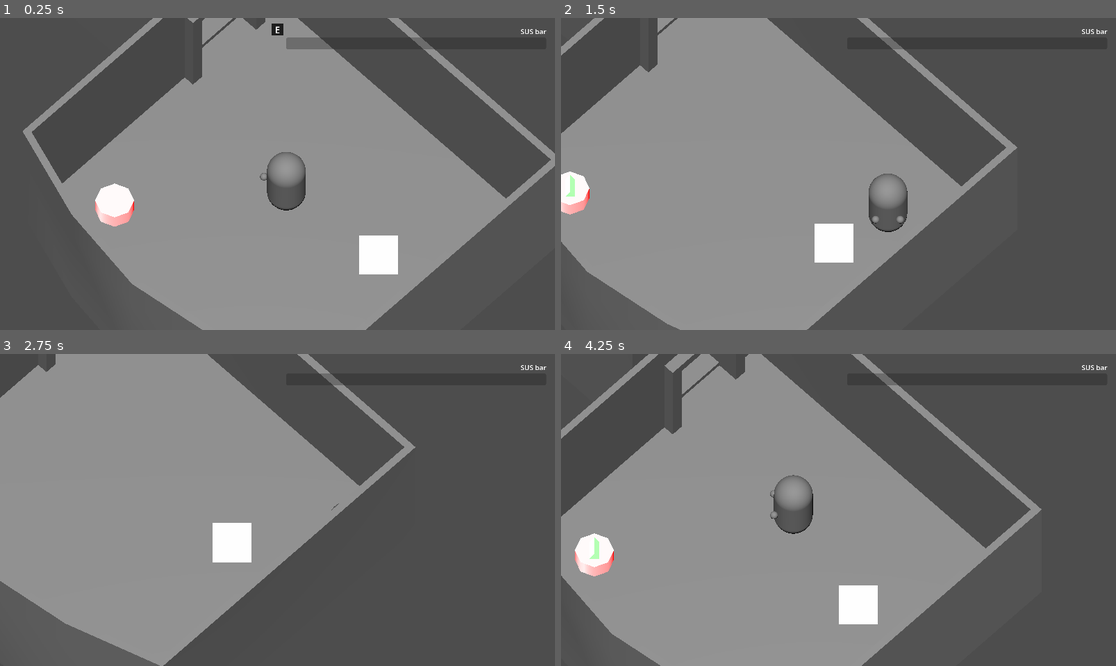
Above: before the commit, frames 1-4 (two rows, left to right).
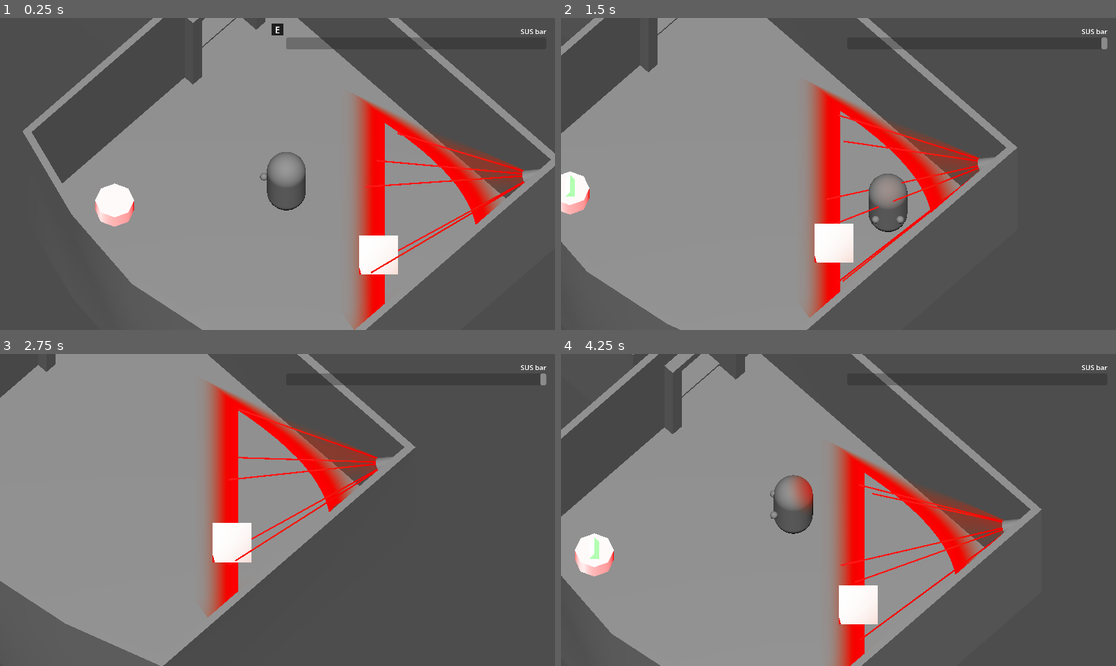
Above: after the commit, the same moments.

Repository: Kureii/rur
Game: Godot game, scene res://assets/core_scenes/test_scene.tscn
Two runs of this game, one before a commit and one after it. Both use one fixed random seed, a clock stepped at 60 frames per second and the inputs below.
Inputs (mouse positions are in pixels of both pictures, inside the frame that each line leads up to):
- Up to frame 1 (0.25 s): no input
- Up to frame 2 (1.5 s): move the mouse to (960, 158) at 0.52 s; hold D (move_right) 0.53-1.28 s; hold E (action_button) 0.53-1.28 s; move the mouse to (727, 189) at 1.27 s; hold S (move_backward) from 1.28 s (still down); tap E (action_button) at 1.35 s
- Up to frame 3 (2.75 s): move the mouse to (333, 441) at 2.02 s; release S (move_backward) at 2.03 s; hold D (move_right) from 2.03 s (still down); hold E (action_button) from 2.03 s (still down)
- Up to frame 4 (4.25 s): move the mouse to (810, 572) at 2.77 s; release D (move_right) at 2.78 s; release E (action_button) at 2.78 s; hold W (move_forward) 2.78-3.53 s; tap E (action_button) at 2.85 s; move the mouse to (1005, 556) at 3.52 s; hold A (move_left) from 3.53 s (still down); hold E (action_button) from 3.53 s (still down)

The runs differ from the first frame. In frame 1, 6.5% of the frame differs, in the area x 36-98%, y 0-100%; in frame 2, 6.5%; in frame 3, 6.4%; in frame 4, 6.7%, in the area x 12-83%, y 0-100%.

Commit message:
add camera volume shader

Diff:
--- a/assets/core_scenes/camera.tscn
+++ b/assets/core_scenes/camera.tscn
@@ -1,6 +1,7 @@
 [gd_scene format=3 uid="uid://b0p741oe01pxm"]
 
 [ext_resource type="Script" uid="uid://dhk12yiaets2p" path="res://assets/scripts/camera_sus.gd" id="1_h5k63"]
+[ext_resource type="Material" uid="uid://de8u5evubi3sd" path="res://assets/materials/camera_volume.tres" id="2_qn666"]
 
 [sub_resource type="CylinderMesh" id="CylinderMesh_vn23y"]
 top_radius = 0.1
@@ -18,13 +19,6 @@
 bottom_radius = 0.02
 height = 5.0
 
-[sub_resource type="StandardMaterial3D" id="StandardMaterial3D_h5k63"]
-transparency = 1
-albedo_color = Color(1, 0, 0, 0.1764706)
-emission_enabled = true
-emission = Color(1, 0, 0, 1)
-emission_energy_multiplier = 2.0
-
 [sub_resource type="CylinderMesh" id="CylinderMesh_h5k63"]
 top_radius = -0.015
 bottom_radius = 3.555
@@ -41,7 +35,7 @@
 transform = Transform3D(1, 0, 0, 0, 0.99999994, 0, 0, 0, 0.99999994, 0, 0, 0)
 
 [node name="LineOrigin" type="Node3D" parent="Lines" unique_id=1124289112]
-transform = Transform3D(-0.32193244, 0.9467626, 4.2616675e-09, -0.84363824, -0.28686658, 0.45385233, 0.4296904, 0.1461098, 0.8910769, 0, 0, 0)
+transform = Transform3D(-0.98797786, 0.15459456, 4.6196313e-09, -0.1493266, -0.9543116, 0.25882572, 0.040013053, 0.2557141, 0.965924, 0, 0, 0)
 
 [node name="Line" type="MeshInstance3D" parent="Lines/LineOrigin" unique_id=1307757852]
 transform = Transform3D(1, 0, 0, 0, 0.9999524, 0, 0, 0, 0.9999524, 0, -1.5, 0)
@@ -49,7 +43,7 @@
 mesh = SubResource("CylinderMesh_hsyiw")
 
 [node name="LineOrigin2" type="Node3D" parent="Lines" unique_id=167027967]
-transform = Transform3D(0.4868388, -0.87349176, 0, 0.7785327, 0.4339135, -0.45343775, 0.39607418, 0.22075106, 0.8912879, 0, 0, 0)
+transform = Transform3D(0.31924707, 0.9476714, -1.6014626e-08, -0.93230367, 0.31407002, 0.17935945, 0.16997385, -0.057259966, 0.98378354, 0, 0, 0)
 
 [node name="Line" type="MeshInstance3D" parent="Lines/LineOrigin2" unique_id=504589357]
 transform = Transform3D(1, 0, 0, 0, 0.9999524, 0, 0, 0, 0.9999524, 0, -1.5, 0)
@@ -57,7 +51,7 @@
 mesh = SubResource("CylinderMesh_hsyiw")
 
 [node name="LineOrigin3" type="Node3D" parent="Lines" unique_id=1959198434]
-transform = Transform3D(-0.98371863, -0.17971537, 6.0698e-10, 0.16024125, -0.87712187, 0.45274693, -0.081365585, 0.44537556, 0.89163905, 0, 0, 0)
+transform = Transform3D(-0.16890435, -0.9856323, 5.9859318e-09, 0.8822205, -0.15118302, -0.44590417, 0.43949756, -0.07531515, 0.8950807, 0, 0, 0)
 
 [node name="Line" type="MeshInstance3D" parent="Lines/LineOrigin3" unique_id=396300719]
 transform = Transform3D(1, 0, 0, 0, 0.9999524, 0, 0, 0, 0.9999524, 0, -1.5, 0)
@@ -65,7 +59,7 @@
 mesh = SubResource("CylinderMesh_hsyiw")
 
 [node name="LineOrigin4" type="Node3D" parent="Lines" unique_id=1946324054]
-transform = Transform3D(-0.32193244, -0.94676256, 0, 0.84463465, -0.28720537, -0.45177996, 0.42772838, -0.14544263, 0.8921293, 0, 0, 0)
+transform = Transform3D(-0.98797786, -0.15459456, 1.0162877e-08, 0.14609112, -0.9336344, 0.327084, -0.050565396, 0.3231518, 0.94499516, 0, 0, 0)
 
 [node name="Line" type="MeshInstance3D" parent="Lines/LineOrigin4" unique_id=221571717]
 transform = Transform3D(1, 0, 0, 0, 0.9999524, 0, 0, 0, 0.9999524, 0, -1.5, 0)
@@ -73,7 +67,7 @@
 mesh = SubResource("CylinderMesh_hsyiw")
 
 [node name="LineOrigin5" type="Node3D" parent="Lines" unique_id=75726905]
-transform = Transform3D(0.4868388, 0.87349176, -4.863374e-09, -0.77981657, 0.43462905, 0.45053706, 0.39354044, -0.2193389, 0.8927577, 0, 0, 0)
+transform = Transform3D(0.3192471, -0.9476714, -5.4245803e-09, 0.9436695, 0.3178989, 0.0918047, -0.087000705, -0.029308388, 0.99577695, 0, 0, 0)
 
 [node name="Line" type="MeshInstance3D" parent="Lines/LineOrigin5" unique_id=1957901259]
 transform = Transform3D(1, 0, 0, 0, 0.9999524, 0, 0, 0, 0.9999524, 0, -1.5, 0)
@@ -81,7 +75,7 @@
 mesh = SubResource("CylinderMesh_hsyiw")
 
 [node name="LineOrigin6" type="Node3D" parent="Lines" unique_id=1405060103]
-transform = Transform3D(-0.9837186, 0.17971538, 2.4004929e-10, -0.16057973, -0.87897474, -0.44901842, -0.08069551, -0.4417078, 0.8935225, 0, 0, 0)
+transform = Transform3D(-0.16890435, 0.9856324, 2.4359348e-10, -0.8936875, -0.1531481, -0.42174408, -0.41568458, -0.07123441, 0.9067149, 0, 0, 0)
 
 [node name="Line" type="MeshInstance3D" parent="Lines/LineOrigin6" unique_id=159848702]
 transform = Transform3D(1, 0, 0, 0, 0.9999524, 0, 0, 0, 0.9999524, 0, -1.5, 0)
@@ -90,19 +84,19 @@
 
 [node name="Volume" type="MeshInstance3D" parent="." unique_id=1468263995]
 transform = Transform3D(1, 0, 0, 0, 1, 0, 0, 0, 1, 0, -1.5, 0)
-material_override = SubResource("StandardMaterial3D_h5k63")
+material_override = ExtResource("2_qn666")
 mesh = SubResource("CylinderMesh_h5k63")
 
 [node name="RayCastArray" type="Node3D" parent="." unique_id=1125006192]
 
 [node name="RayCast3D" type="RayCast3D" parent="RayCastArray" unique_id=1728670632]
 transform = Transform3D(1, 0, 0, 0, 0.99999994, 0, 0, 0, 0.99999994, 0, 0, 0)
-target_position = Vector3(-4.7832246, -2.2387261, 0)
+target_position = Vector3(-7.213413, -1.8519497, 0)
 
 [node name="RayCast3D2" type="RayCast3D" parent="RayCastArray" unique_id=1585244829]
 transform = Transform3D(1, 0, 0, 0, 0.99999994, 0, 0, 0, 0.99999994, 0, 0, 0)
-target_position = Vector3(-9.253318, -1.5272888, 0)
+target_position = Vector3(13.328649, -0.87867963, 0)
 
 [node name="RayCast3D3" type="RayCast3D" parent="RayCastArray" unique_id=1389420961]
 transform = Transform3D(1, 0, 0, 0, 0.99999994, 0, 0, 0, 0.99999994, 0, 0, 0)
-target_position = Vector3(-13.117647, -0.9122616, 0)
+target_position = Vector3(-17.414719, -0.2283614, 0)
--- a/assets/core_scenes/test_scene.tscn
+++ b/assets/core_scenes/test_scene.tscn
@@ -190,11 +190,21 @@
 transform = Transform3D(1, 0, 0, 0, 1, 0, 0, 0, 1, 0, 0.12939453, 0)
 shape = SubResource("BoxShape3D_byt41")
 
+[node name="CameraMesh" parent="Levels/Level_01" unique_id=1320165716 node_paths=PackedStringArray("player") instance=ExtResource("6_e3lx5")]
+transform = Transform3D(0.70710677, 0.6142151, 0.35034212, 0, 0.4954586, -0.8686313, -0.70710677, 0.6142151, 0.35034212, 3.7298927, 3.285437, 5.3807235)
+sus_per_second = 14.215
+speed = 0.43
+radius = 0.555
+thick = 0.02
+length = 5.0
+volume_top = -0.015
+player = NodePath("../../../Player")
+
 [node name="Level02" type="MeshInstance3D" parent="Levels" unique_id=1813012101]
-transform = Transform3D(1, 0, 0, 0, 1, 0, 0, 0, 1, 12.076374, 0.016974345, -11.745178)
+transform = Transform3D(1, 0, 0, 0, 1, 0, 0, 0, 1, 12.070372, 0.006514445, -11.71754)
 mesh = ExtResource("5_e3lx5")
 
-[node name="CameraMesh" parent="Levels/Level02" unique_id=1320165716 node_paths=PackedStringArray("player") instance=ExtResource("6_e3lx5")]
+[node name="CameraMesh" parent="Levels/Level02" unique_id=1038588751 node_paths=PackedStringArray("player") instance=ExtResource("6_e3lx5")]
 transform = Transform3D(1, 0, 0, 0, 0.49541306, -0.8686573, 0, 0.8686573, 0.49541306, -5.933301, 3.285437, 6.5452743)
 sus_per_second = 14.215
 speed = 0.43
--- /dev/null
+++ b/assets/materials/camera_volume.tres
@@ -0,0 +1,10 @@
+[gd_resource type="ShaderMaterial" format=3 uid="uid://de8u5evubi3sd"]
+
+[ext_resource type="Shader" uid="uid://dx6wng18306ah" path="res://assets/shaders/camera_volume.gdshader" id="1_ybs48"]
+
+[resource]
+render_priority = 0
+shader = ExtResource("1_ybs48")
+shader_parameter/camera_color = Color(0.8, 0.2, 0, 0.6)
+shader_parameter/intersect_color = Color(1, 0, 0, 1)
+shader_parameter/intersect_width = 0.9590000455525
--- /dev/null
+++ b/assets/shaders/camera_volume.gdshader
@@ -0,0 +1,35 @@
+shader_type spatial;
+render_mode unshaded, cull_disabled, blend_mix;
+
+uniform sampler2D depth_texture : hint_depth_texture, filter_linear_mipmap;
+uniform vec4 camera_color : source_color = vec4(0.8, 0.2, 0.0, 0.6);
+uniform vec4 intersect_color : source_color = vec4(1.0, 0.0, 0.0, 1.0);
+uniform float intersect_width : hint_range(0.0, 2.0) = 0.3;
+
+varying float world_y;
+
+void vertex() {
+    world_y = (MODEL_MATRIX * vec4(VERTEX, 1.0)).y;
+}
+
+
+void fragment() {
+	// hloubka scény z depth bufferu
+	float raw_depth = texture(depth_texture, SCREEN_UV).r;
+	vec4 scene_pos = INV_PROJECTION_MATRIX * vec4(SCREEN_UV * 2.0 - 1.0, raw_depth, 1.0);
+	scene_pos.xyz /= scene_pos.w;
+
+	// hloubka aktuálního fragmentu
+	vec4 frag_pos = INV_PROJECTION_MATRIX * vec4(SCREEN_UV * 2.0 - 1.0, FRAGCOORD.z, 1.0);
+	frag_pos.xyz /= frag_pos.w;
+
+	// rozdíl = jak blízko je průnik
+	float diff = abs(scene_pos.z - frag_pos.z);
+
+	float intersect = 1.0 - smoothstep(0.0, intersect_width, diff);
+
+	ALBEDO = mix(camera_color.rgb, intersect_color.rgb, intersect);//vec3(intersect * clamp(world_y * 0.25 + 0.5,0.0,1.0));
+	ALPHA = mix(camera_color.a, intersect_color.a, intersect * (1.0-clamp(world_y * 0.25 + 0.5,0.0,1.0)));
+	ALPHA *= 1.0-clamp(world_y * 0.25 + 0.5,0.0,1.0);
+	ALPHA += mix(0.0, intersect_color.a, intersect);
+}
Not shown, added: assets/shaders/camera_volume.gdshader.uid
